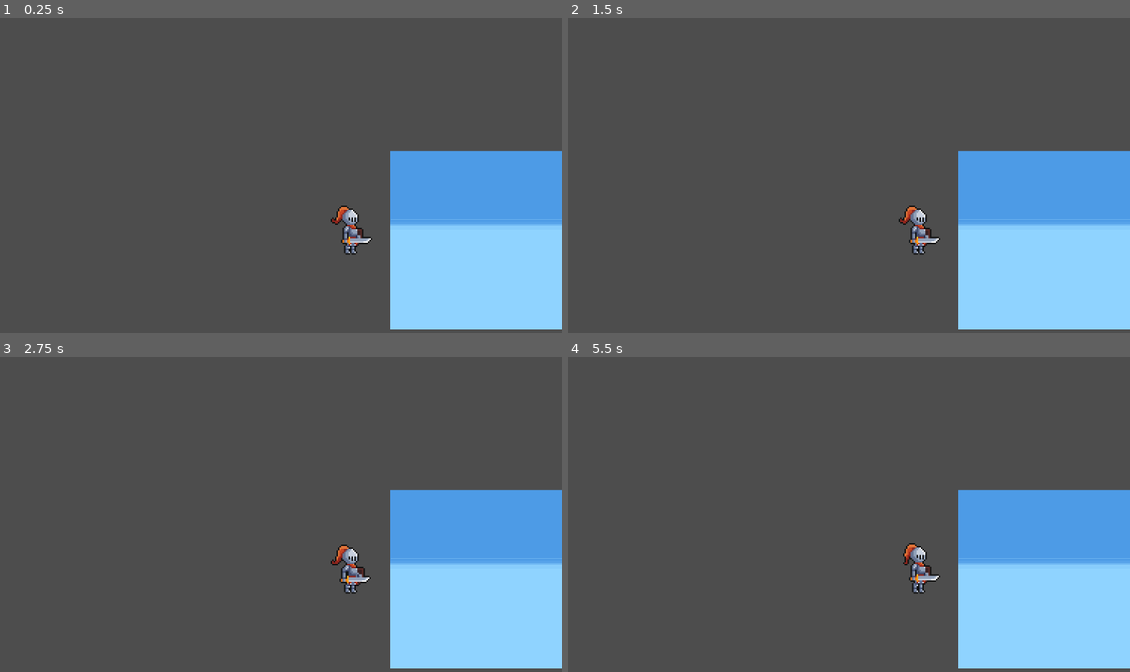
Above: before the commit, frames 1-4 (two rows, left to right).
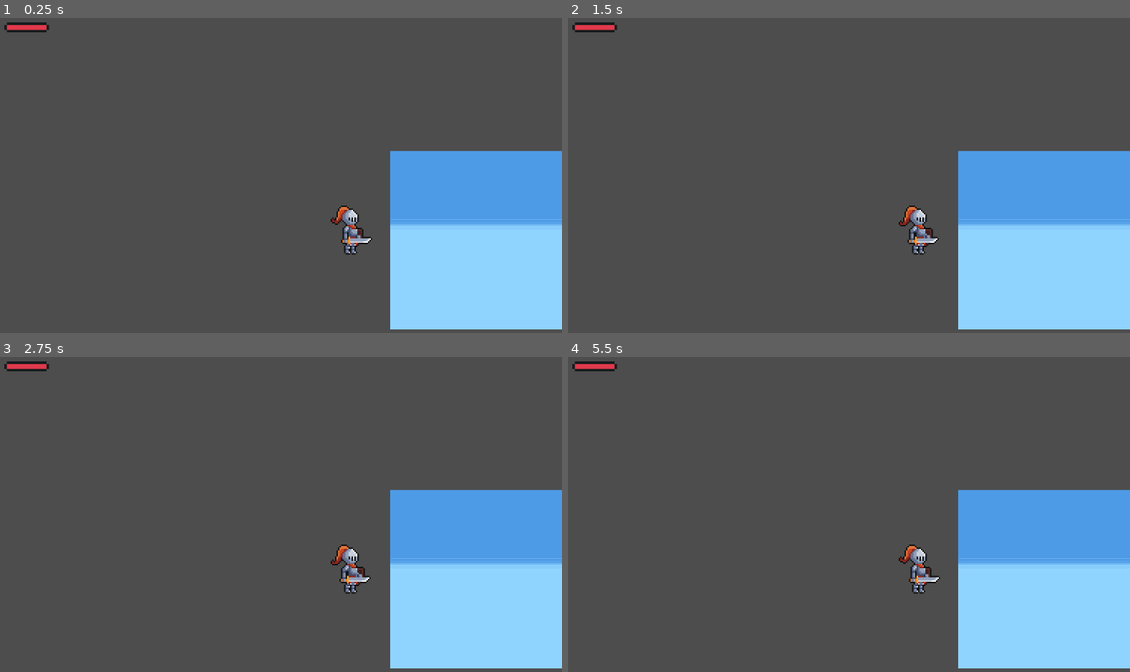
Above: after the commit, the same moments.

Repository: Purpurax/Atrophy-Departure
Game: Godot game, scene res://Scene/World.tscn
Same seed, same stepped clock (60 frames per second), same inputs: the game is played once before the commit and once after it.
Inputs:
- Up to frame 1 (0.25 s): no input
- Up to frame 2 (1.5 s): no input
- Up to frame 3 (2.75 s): no input
- Up to frame 4 (5.5 s): no input

The runs differ from the first frame. In frame 1, 0.2% of the frame differs, in the area x 0-9%, y 1-5%; in frame 2, 0.4%; in frame 3, 0.2%; in frame 4, 0.6%, in the area x 0-67%, y 1-74%.
Error after the commit: Invalid access to property or key 'healthChanged' on a base object of type 'Nil'. (res://Scene/UI/HealthBar.gd:6)

Commit message:
Spritework.

Diff:
--- /dev/null
+++ b/Scene/UI/HealthBar.gd
@@ -0,0 +1,15 @@
+extends TextureProgressBar
+
+@export var player: CharacterBody2D
+
+func _ready():
+	player.healthChanged.connect(update)
+	update()
+
+
+func update():
+	value = player.currentHealth * 100 / player.maxHealth
+
+# Called every frame. 'delta' is the elapsed time since the previous frame.
+func _process(delta):
+	pass
--- a/Scene/World.tscn
+++ b/Scene/World.tscn
@@ -1,7 +1,10 @@
-[gd_scene load_steps=7 format=3 uid="uid://c2s567cku0fmk"]
+[gd_scene load_steps=10 format=3 uid="uid://c2s567cku0fmk"]
 
 [ext_resource type="Texture2D" uid="uid://c2mfpbkgt1ts" path="res://Sprite/Main_Character/FREE-Knight 2D Pixel Art/Sprite_with_outline/IDLE.png" id="1_8kbmk"]
 [ext_resource type="PackedScene" uid="uid://b6rk8gu3q5vyb" path="res://Scene/Background.tscn" id="1_qgcqq"]
+[ext_resource type="Texture2D" uid="uid://8l7h2f2hltj" path="res://Sprite/UI/LifeBarMiniUnder.png" id="3_8xf28"]
+[ext_resource type="Texture2D" uid="uid://ds7ad3nf2jvgg" path="res://Sprite/UI/LifeBarMiniProgress.png" id="4_ww2hx"]
+[ext_resource type="Script" path="res://Scene/UI/HealthBar.gd" id="5_5yx2b"]
 
 [sub_resource type="AtlasTexture" id="AtlasTexture_cc0op"]
 atlas = ExtResource("1_8kbmk")
@@ -44,7 +47,7 @@
 scale = Vector2(3, 3)
 sprite_frames = SubResource("SpriteFrames_wv45e")
 autoplay = "default"
-frame_progress = 0.359427
+frame_progress = 0.594876
 
 [node name="Sprite2D" parent="." instance=ExtResource("1_qgcqq")]
 texture_filter = 1
@@ -55,3 +58,17 @@
 anchors_preset = 0
 offset_right = 40.0
 offset_bottom = 40.0
+
+[node name="CanvasLayer" type="CanvasLayer" parent="."]
+
+[node name="ProgressBar" type="TextureProgressBar" parent="CanvasLayer"]
+texture_filter = 1
+offset_left = 29.0
+offset_top = 22.0
+offset_right = 378.0
+offset_bottom = 60.0
+scale = Vector2(5, 5)
+value = 100.0
+texture_under = ExtResource("3_8xf28")
+texture_progress = ExtResource("4_ww2hx")
+script = ExtResource("5_5yx2b")
Binary file added: Sprite/Main_Character/Fully Rusted/ATTACK.png
Not shown, added: Sprite/Main_Character/Fully Rusted/ATTACK.png.import
Binary file added: Sprite/Main_Character/Fully Rusted/DEATH.png
Not shown, added: Sprite/Main_Character/Fully Rusted/DEATH.png.import
Binary file added: Sprite/Main_Character/Fully Rusted/HURT.png
Not shown, added: Sprite/Main_Character/Fully Rusted/HURT.png.import
Binary file added: Sprite/Main_Character/Fully Rusted/IDLE.png
Not shown, added: Sprite/Main_Character/Fully Rusted/IDLE.png.import
Binary file added: Sprite/Main_Character/Fully Rusted/WALK.png
Not shown, added: Sprite/Main_Character/Fully Rusted/WALK.png.import
Binary file added: Sprite/Main_Character/Slightly_Rusted/ATTACK.png
Not shown, added: Sprite/Main_Character/Slightly_Rusted/ATTACK.png.import
(and 12 more such lines)
